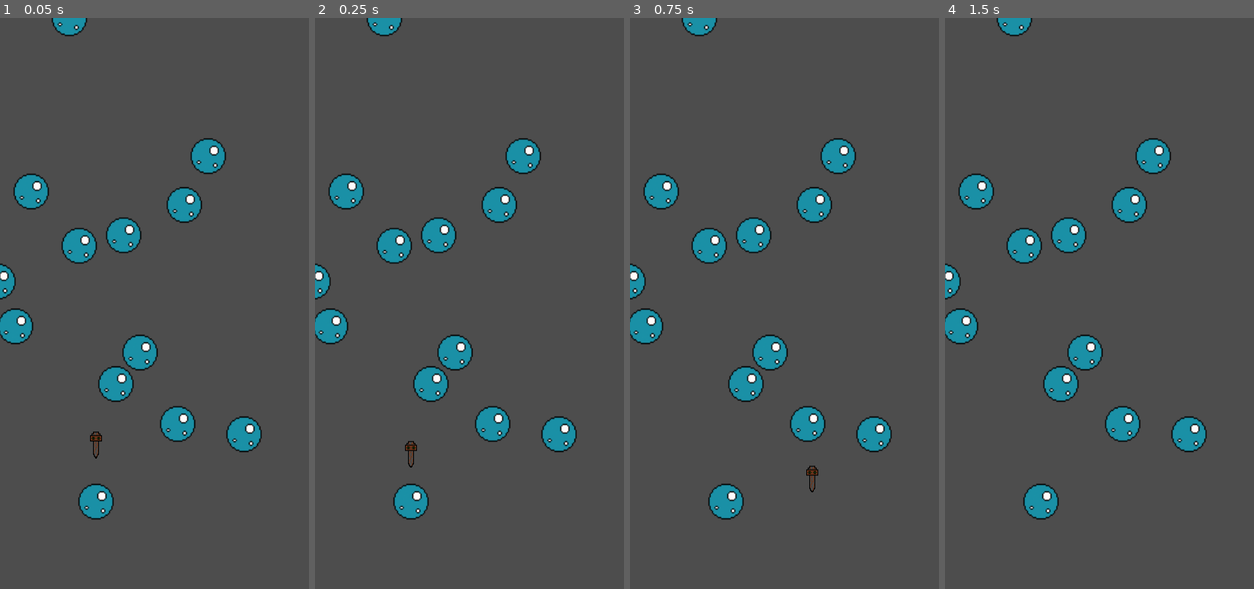
Above: before the commit, frames 1-4 (left to right).
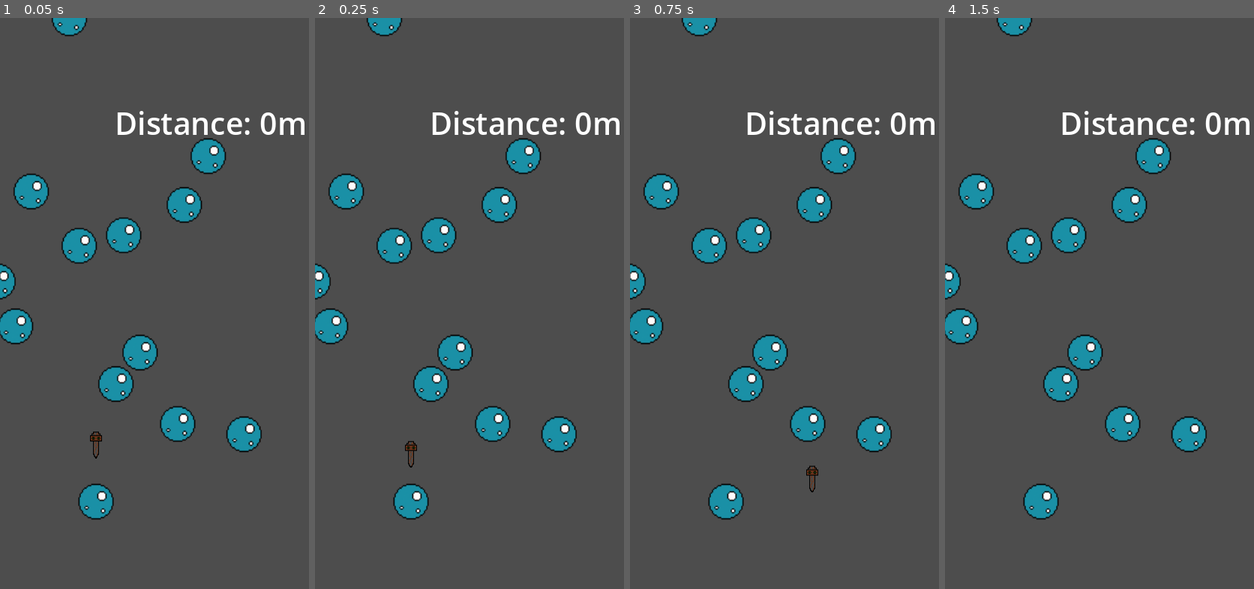
Above: after the commit, the same moments.

Repository: LChip2002/Bubble-Jump
Game: Godot game, scene res://Game.tscn
Two runs of this game, one before a commit and one after it. Both use one fixed random seed, a clock stepped at 60 frames per second and the inputs below.
Inputs:
- Up to frame 1 (0.05 s): no input
- Up to frame 2 (0.25 s): no input
- Up to frame 3 (0.75 s): tap Enter (ui_accept) at 0.5 s; hold Right (ui_right) from 0.53 s (still down)
- Up to frame 4 (1.5 s): keep holding Right (ui_right); tap Enter (ui_accept) at 0.77 s

The runs differ from the first frame. In frame 1, 0.9% of the frame differs, in the area x 37-99%, y 16-21%; in frame 2, 0.9%; in frame 3, 0.9%; in frame 4, 0.9%.

Commit message:
Bubble edits

Diff:
--- a/Bubble.tscn
+++ b/Bubble.tscn
@@ -1,5 +1,6 @@
-[gd_scene load_steps=3 format=3 uid="uid://lvr5bkv11tsp"]
+[gd_scene load_steps=4 format=3 uid="uid://lvr5bkv11tsp"]
 
+[ext_resource type="Script" path="res://bubble.gd" id="1_c7l7r"]
 [ext_resource type="Texture2D" uid="uid://dg7h8kumgfado" path="res://Bubble.png" id="1_hogeo"]
 
 [sub_resource type="RectangleShape2D" id="RectangleShape2D_1ueb1"]
@@ -8,6 +9,7 @@
 [node name="Bubble" type="StaticBody2D"]
 position = Vector2(47.3676, 55.9022)
 scale = Vector2(0.878644, 0.898193)
+script = ExtResource("1_c7l7r")
 
 [node name="BubbleSprite" type="Sprite2D" parent="."]
 position = Vector2(418.861, 577.354)
--- a/Game.tscn
+++ b/Game.tscn
@@ -85,3 +85,18 @@
 [node name="CollisionShape2D" type="CollisionShape2D" parent="Wall_2"]
 position = Vector2(-4.35298, -0.394356)
 shape = SubResource("RectangleShape2D_lp0vp")
+
+[node name="UIScore" type="Control" parent="."]
+layout_mode = 3
+anchors_preset = 0
+offset_right = 50.0
+offset_bottom = 59.0
+
+[node name="DistScore" type="Label" parent="UIScore"]
+layout_mode = 0
+offset_left = 448.0
+offset_top = 37.0
+offset_right = 704.0
+offset_bottom = 102.0
+theme_override_font_sizes/font_size = 41
+text = "Distance: 0m"
--- /dev/null
+++ b/bubble.gd
@@ -0,0 +1,5 @@
+extends StaticBody2D
+
+func _on_bubble_hit(body):
+	if body.is_in_group("Player"):
+		queue_free()
--- a/character_body_2d.gd
+++ b/character_body_2d.gd
@@ -16,6 +16,7 @@
 	var collision = move_and_collide(velocity * delta)
 	if collision:
 		velocity = velocity.bounce(collision.get_normal())
+		#velocity.y *= 4
 
 	# Get the input direction and handle the movement/deceleration.
 	# As good practice, you should replace UI actions with custom gameplay actions.
